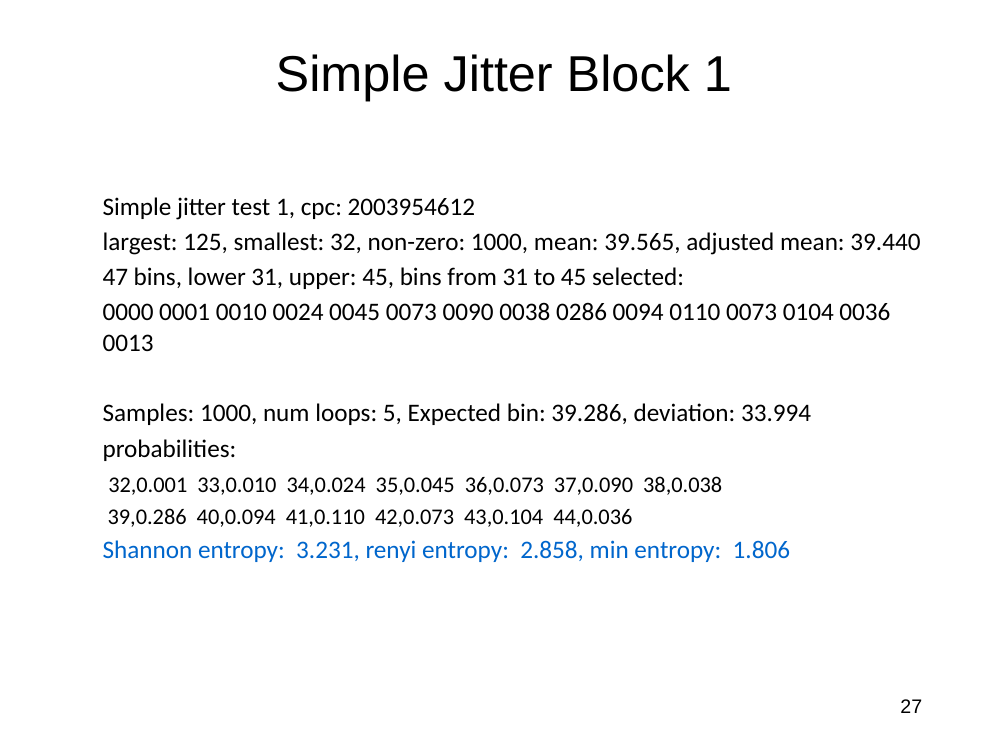
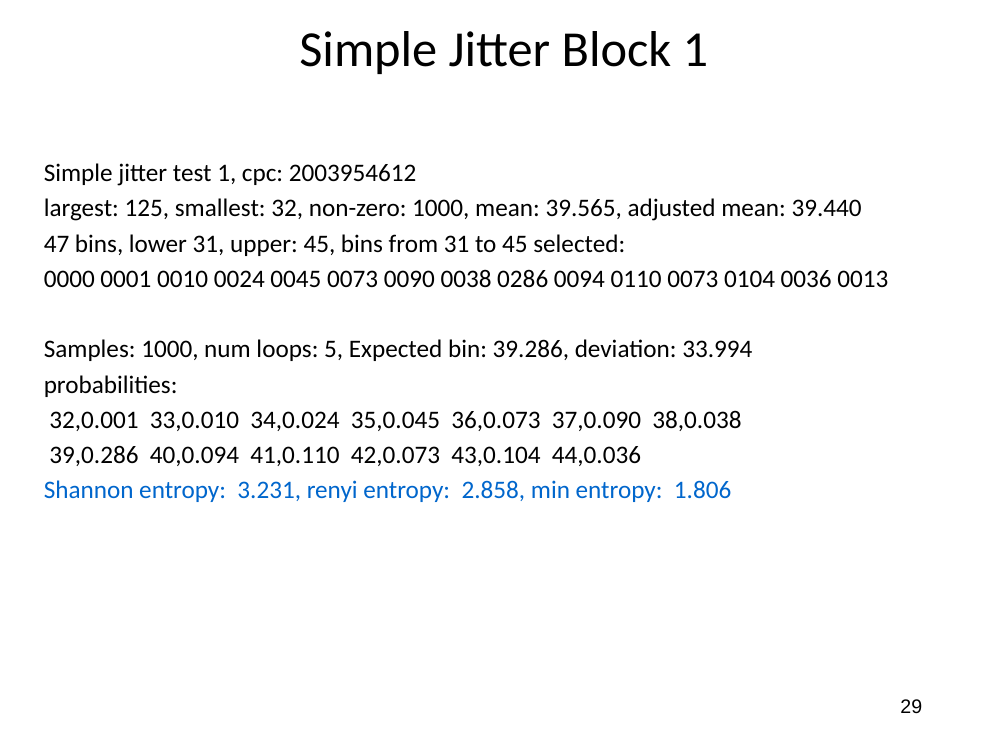
Before and after one commit to jlmucb/class_notes, a slide deck: slide 29 of BerkeleyClass/CS290Spring2013/Lectures/entropy_talk.pptx (slide 27 before the commit). Drawn at 1008x756 pixels with LibreOffice and Linux fonts; fonts in the diff are those of the drawing. Boxes give left, top, right and bottom in pixels: in the first picture for what was removed or moved away, otherwise in the second. Text is boxed around its words. In the diff, an @@ line names an element or a change of style, - is before the commit and + after.

Commit message:
entropy talk

```diff
--- a/BerkeleyClass/CS290Spring2013/Lectures/entropy_talk.pptx
+++ b/BerkeleyClass/CS290Spring2013/Lectures/entropy_talk.pptx
@@ title "Simple Jitter Block 1": place and size @@
-title "Simple Jitter Block 1" at bbox=[276, 54, 732, 101]
+title "Simple Jitter Block 1" at bbox=[299, 31, 709, 74]
@@ title "Simple Jitter Block 1" at bbox=[299, 31, 709, 74]: font Arial to Calibri @@
@@ text "Simple jitter test 1, cpc: ...": place and size @@
-text "Simple jitter test 1, cpc: ..." at bbox=[103, 197, 920, 562]
+text "Simple jitter test 1, cpc: ..." at bbox=[44, 163, 888, 502]
@@ text at bbox=[49, 410, 741, 466]: size 16 to 18 pt in "32,0.001 33,0.010 34,0.024 35,0.045 36,0.073 37,0.090 38,0.0 ...", "39,0.286 40,0.094 41,0.110 42,0.073 43,0.104 44,0.036" @@
@@ page number at bbox=[900, 699, 922, 714]: text changed @@
-27
+29
```
Also in this commit, not shown: 54 other slides changed, 1 slide added, 1 other file.
